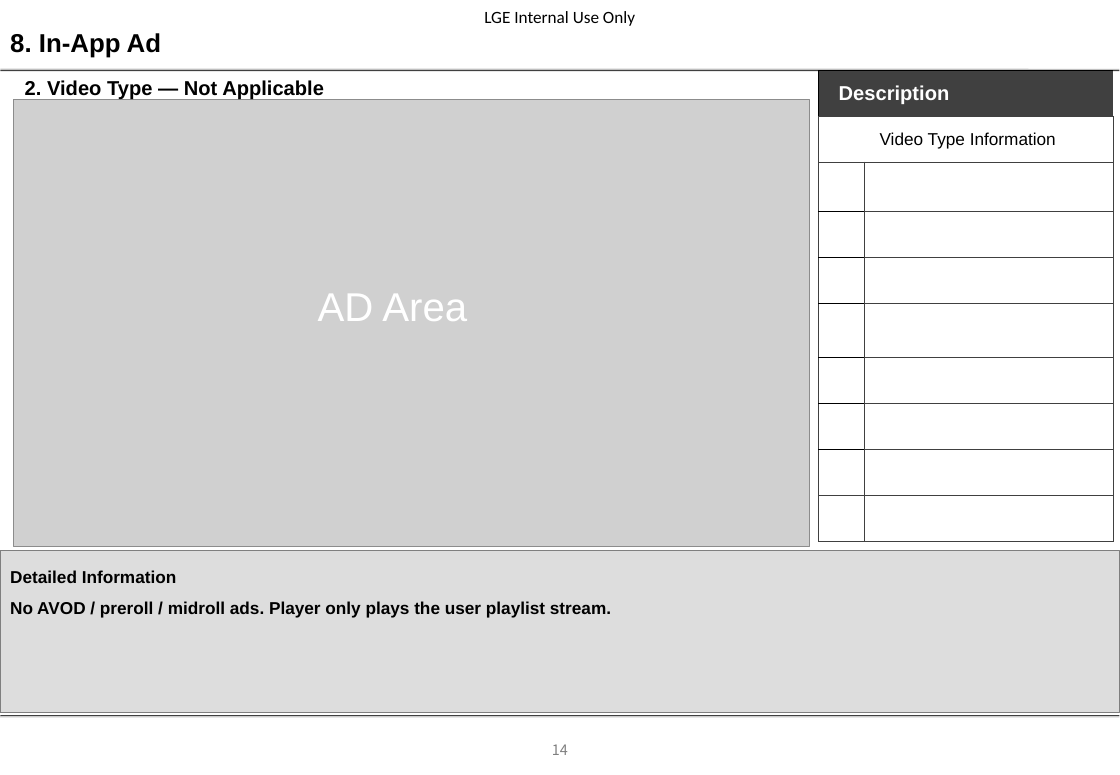
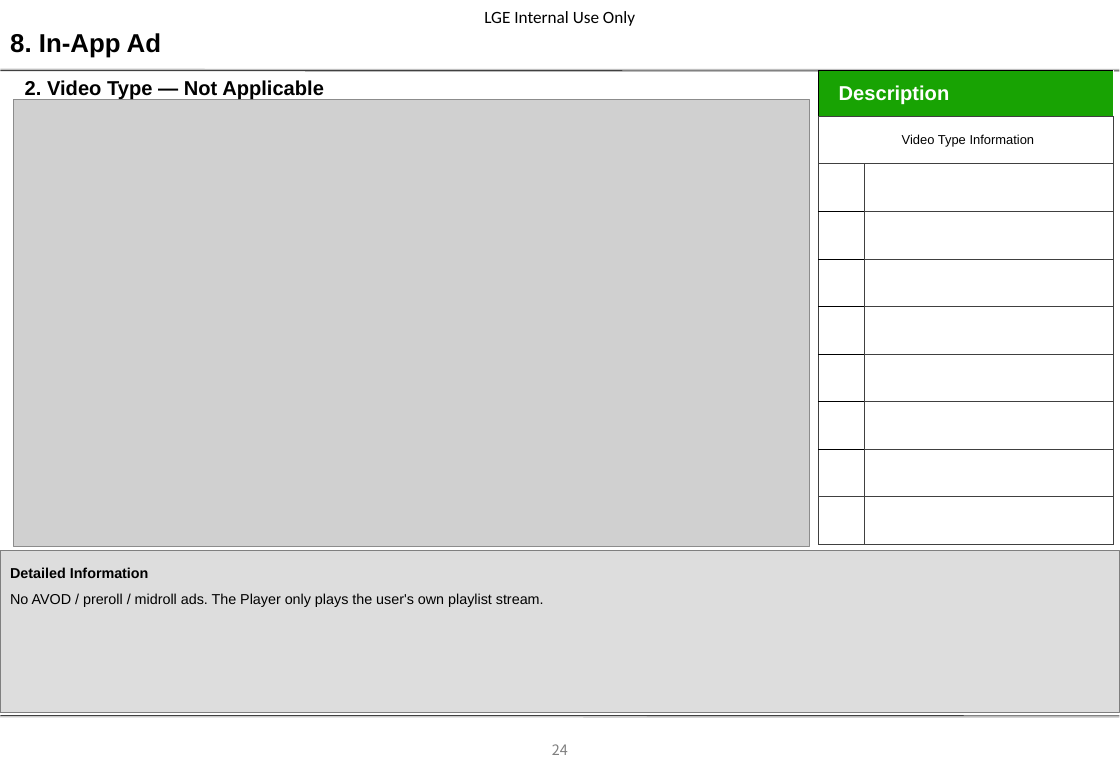
Before and after one commit to zhenon10/StreamBox, a slide deck: slide 24 of docs/lg-content-store/IvPlayer-UX-Scenario-4.4.ppt (slide 14 before the commit). Drawn at 1120x775 pixels with LibreOffice and Linux fonts; fonts in the diff are those of the drawing; grey boxes stand for pictures; background and template pictures are left out. Boxes give left, top, right and bottom in pixels: in the first picture for what was removed or moved away, otherwise in the second. Text is boxed around its words. In the diff, an @@ line names an element or a change of style, - is before the commit and + after.

```diff
--- a/docs/lg-content-store/IvPlayer-UX-Scenario-4.4.ppt
+++ b/docs/lg-content-store/IvPlayer-UX-Scenario-4.4.ppt
@@ table at [818,70,1114,545] @@
@@ fill #404040 to #18A303 in row 1, column 1 @@
@@ size 12 to 9 pt in "Video Type Information" @@
@@ borders changed @@
@@ text removed at [318,294,467,321] @@
-AD Area
@@ text in rectangle at [10,567,149,578]: size 12 to 10 pt in "Detailed Information" @@
@@ text in rectangle at [10,593,544,607]: text changed; size 12 to 10 pt; bold off @@
-No AVOD / preroll / midroll ads. Player only plays the user playlist stream.
+No AVOD / preroll / midroll ads. The Player only plays the user's own playlist stream.
@@ page number at [552,744,568,755]: text changed @@
-14
+24
```
Also in this commit, not shown: 11 other slides changed, 13 slides added, 3 slides removed.
